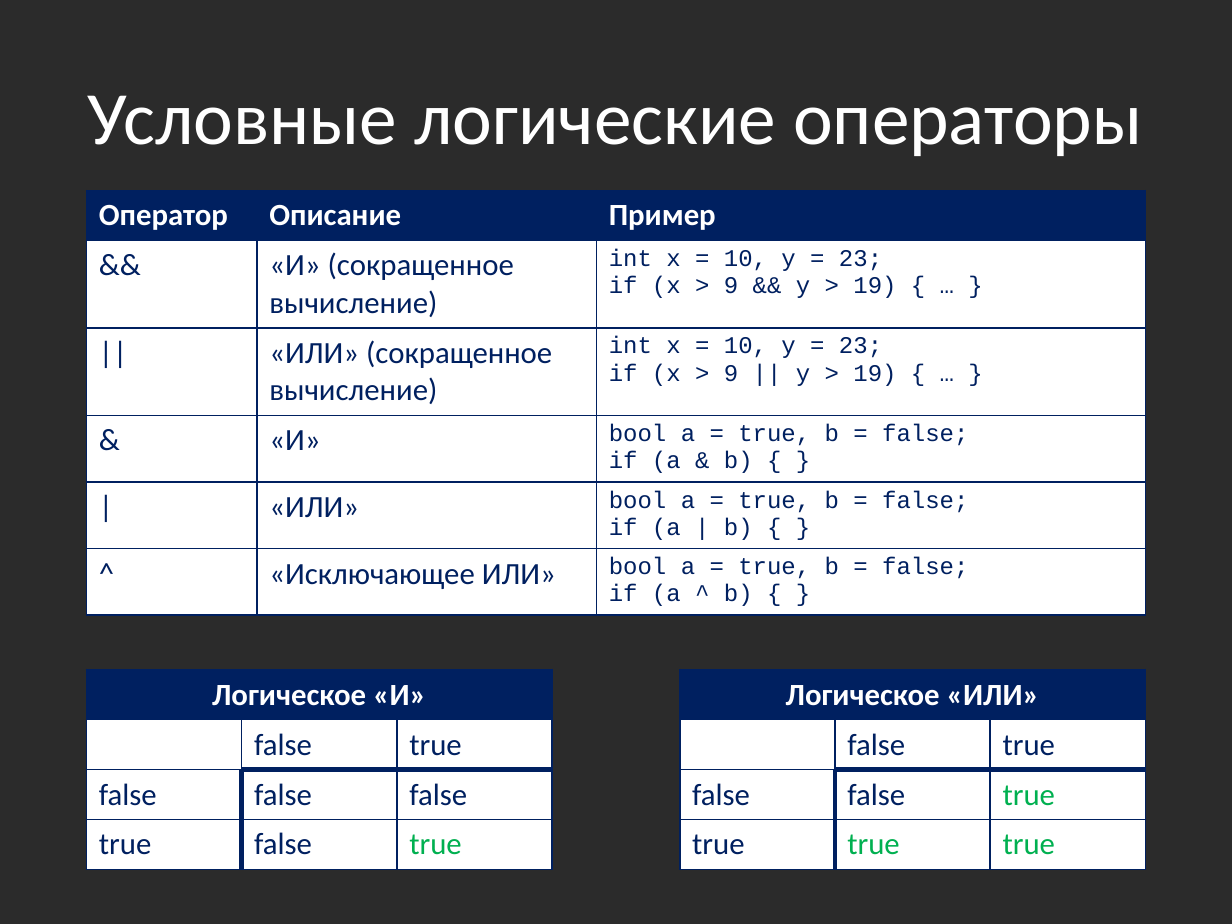
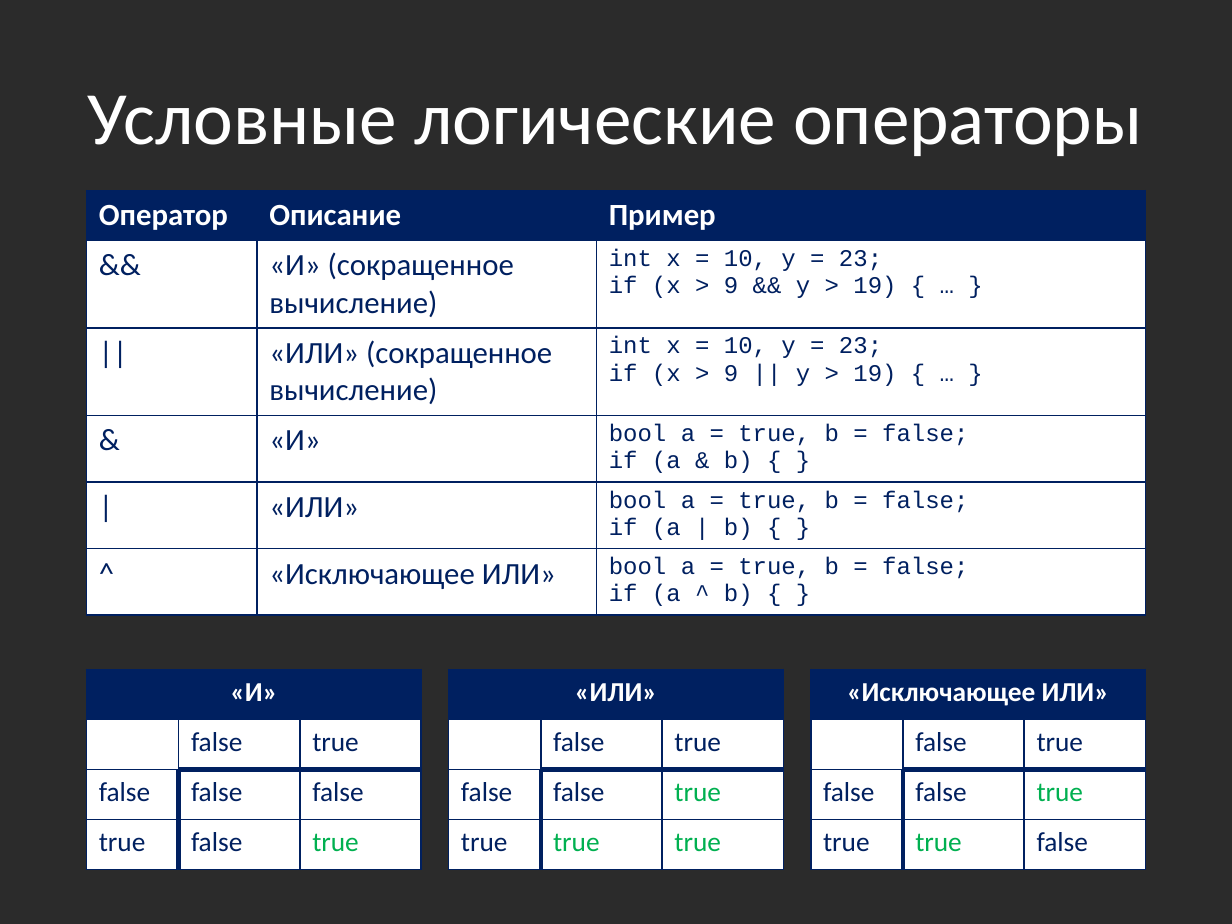
Before and after one commit to bazile/Training, a slide deck: slide 43 of Presentation/lesson-01.pptx (slide 41 before the commit). Drawn at 1232x924 pixels with LibreOffice and Linux fonts; fonts in the diff are those of the drawing; background and template pictures are left out; a plain dark background stands for a picture behind light text. Boxes give left, top, right and bottom in pixels: in the first picture for what was removed or moved away, otherwise in the second. Text is boxed around its words. In the diff, an @@ line names an element or a change of style, - is before the commit and + after.

```diff
--- a/Presentation/lesson-01.pptx
+++ b/Presentation/lesson-01.pptx
@@ table at (86,670,420,870) @@
-row 1, column 1: Логическое «И»
+row 1, column 1: «И»
@@ size 18 to 16 pt @@
@@ table: place and size @@
-table at (86,670,552,870)
+table at (86,670,420,870)
@@ table at (448,670,782,870) @@
-row 1, column 1: Логическое «ИЛИ»
+row 1, column 1: «ИЛИ»
@@ size 18 to 16 pt in "false", "true", "false", "false" and 4 more places @@
@@ table: place and size @@
-table at (680,670,1146,870)
+table at (448,670,782,870)
@@ table added at (811,670,1145,870), 4 rows, 3 columns @@
+«Исключающее ИЛИ» |  | 
+ | false | true
+false | false | true
+true | true | false
```
Also in this commit, not shown: 3 other slides changed, 2 slides added, 6 other files.
